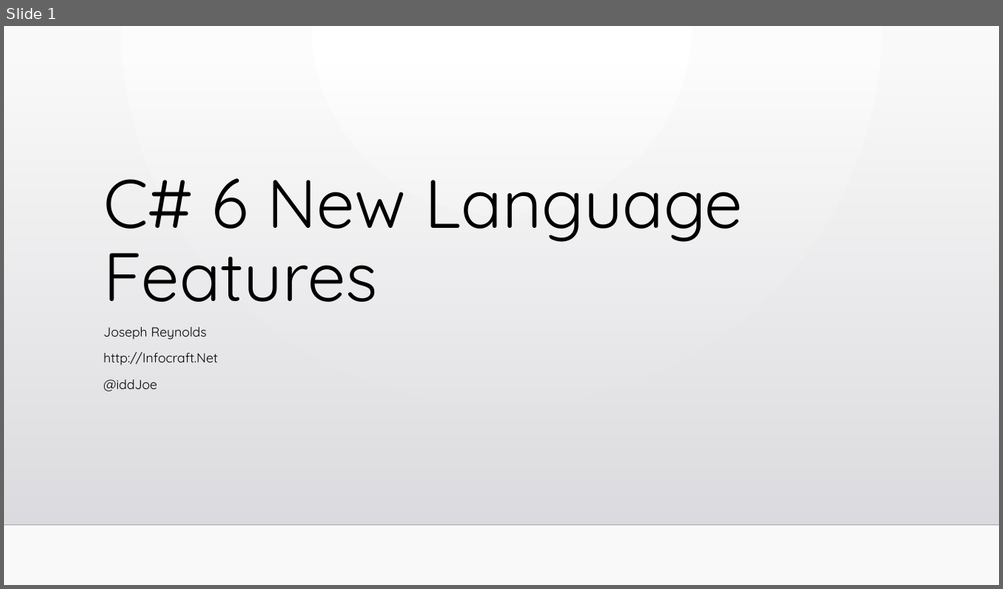
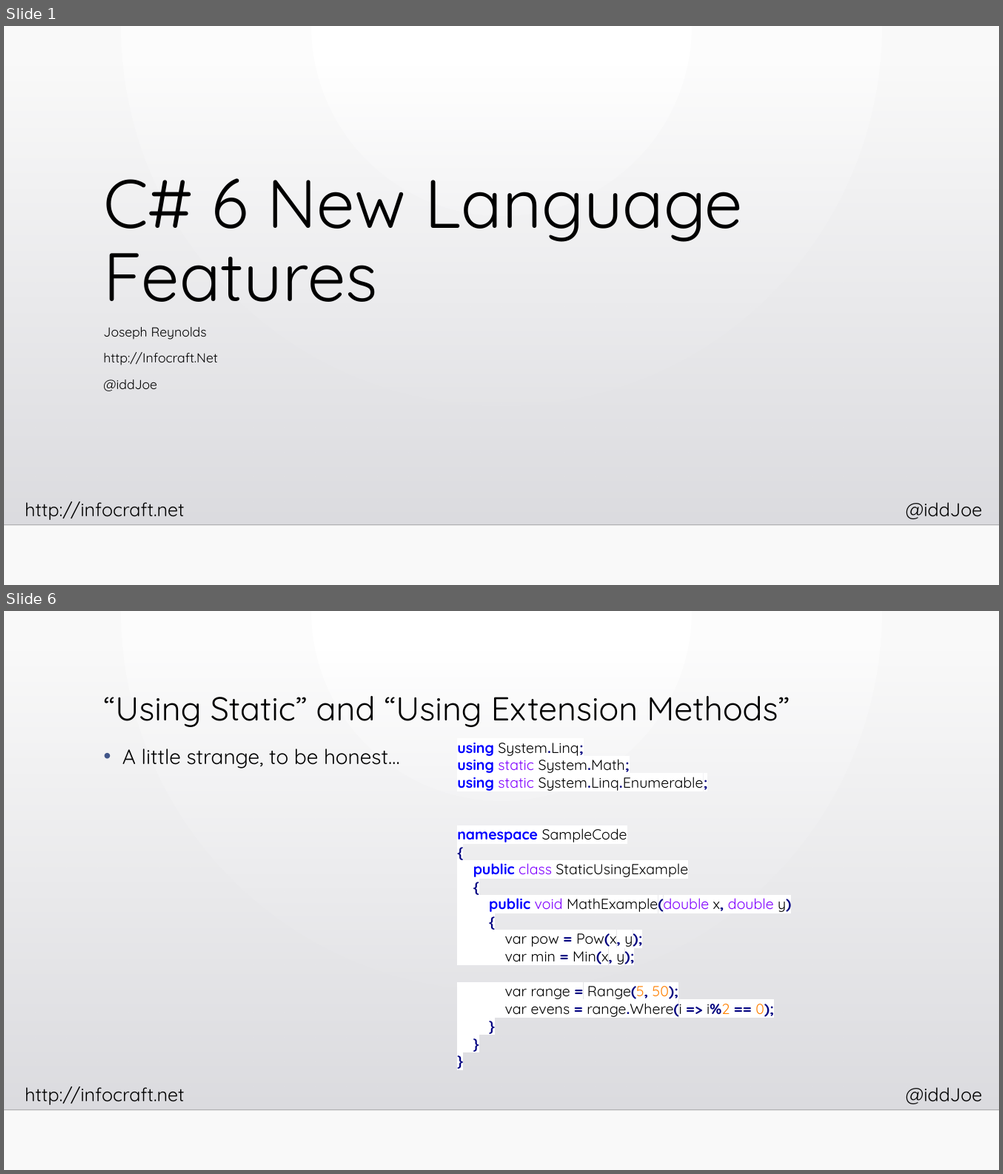
Before and after one commit to InfoCraftDotNet/CSharp-6-New-Language-Features, a slide deck: Slides/CSharp-6-New-Language-Features.pptx. Shown one above the other, each under a label of ours: slide 1 before the commit, slides 1 and 6 after it; the slides between them are not shown. The pictures are 1003x589 and 1003x1174 pixels, drawn with LibreOffice and Linux fonts; fonts in the diff are those of the drawing; background and template pictures are left out. Boxes give left, top, right and bottom in pixels: in the first picture for what was removed or moved away, otherwise in the second. Text is boxed around its words. In the diff, an @@ line names an element or a change of style, - is before the commit and + after.

```diff
--- a/Slides/CSharp-6-New-Language-Features.pptx
+++ b/Slides/CSharp-6-New-Language-Features.pptx
@@ slide 6 added at bbox=[4, 611, 999, 1170], background gradient #FFFFFF to #FAFAFA; not listed: 4 template elements that a slide beside it also shows @@
@@ title added at bbox=[104, 696, 789, 727], 32 pt, text #000000 @@
+“Using Static” and “Using Extension Methods”
@@ text added at bbox=[457, 743, 791, 1017], 14 pt, text #000000 @@
+using System.Linq;
+using static System.Math;
+using static System.Linq.Enumerable;
+namespace SampleCode
+{
+public class StaticUsingExample
+{
+public void MathExample(double x, double y)
+{
+var pow = Pow(x, y);
+var min = Min(x, y);
+var range = Range(5, 50);
+var evens = range.Where(i => i%2 == 0);
+}
+}
+}
@@ text added at bbox=[122, 749, 400, 769], 20 pt, text #000000 @@
+• A little strange, to be honest…
@@ slide 1 changed as well @@
@@ text added at bbox=[25, 502, 185, 520], 18 pt, text #000000 @@
+http://infocraft.net
@@ text added at bbox=[905, 503, 982, 520], 18 pt, text #000000 @@
+@iddJoe
```
Also in this commit, not shown: 20 other slides added, 17 other files.
